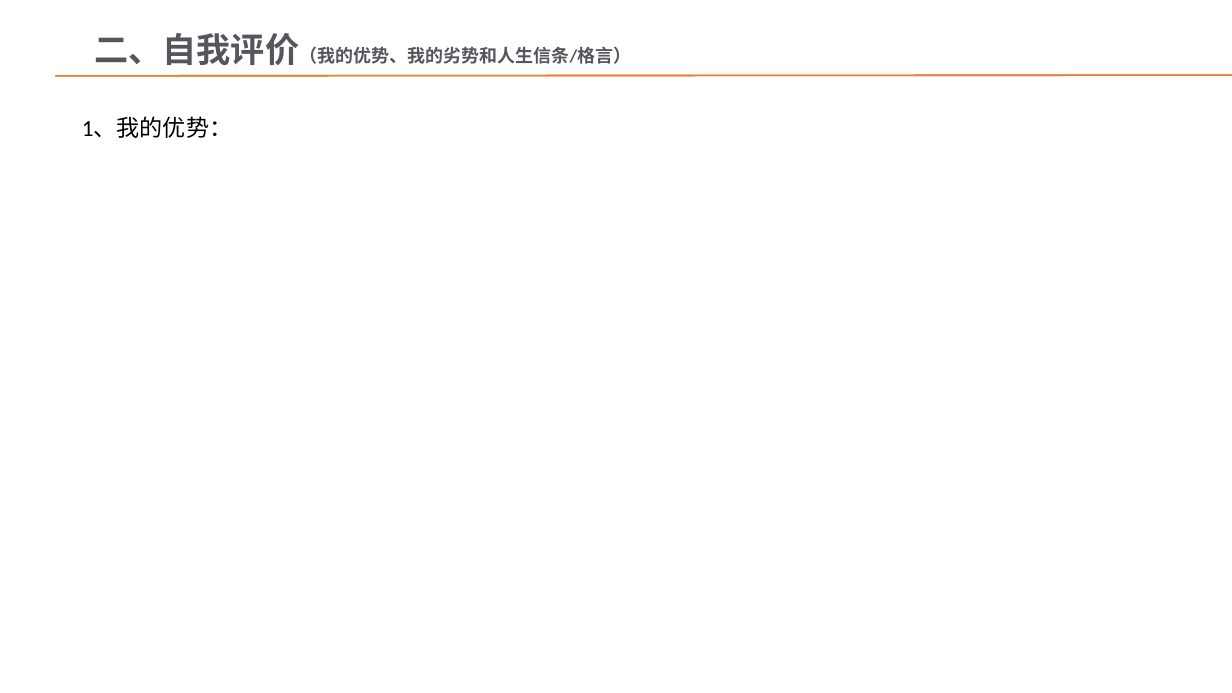
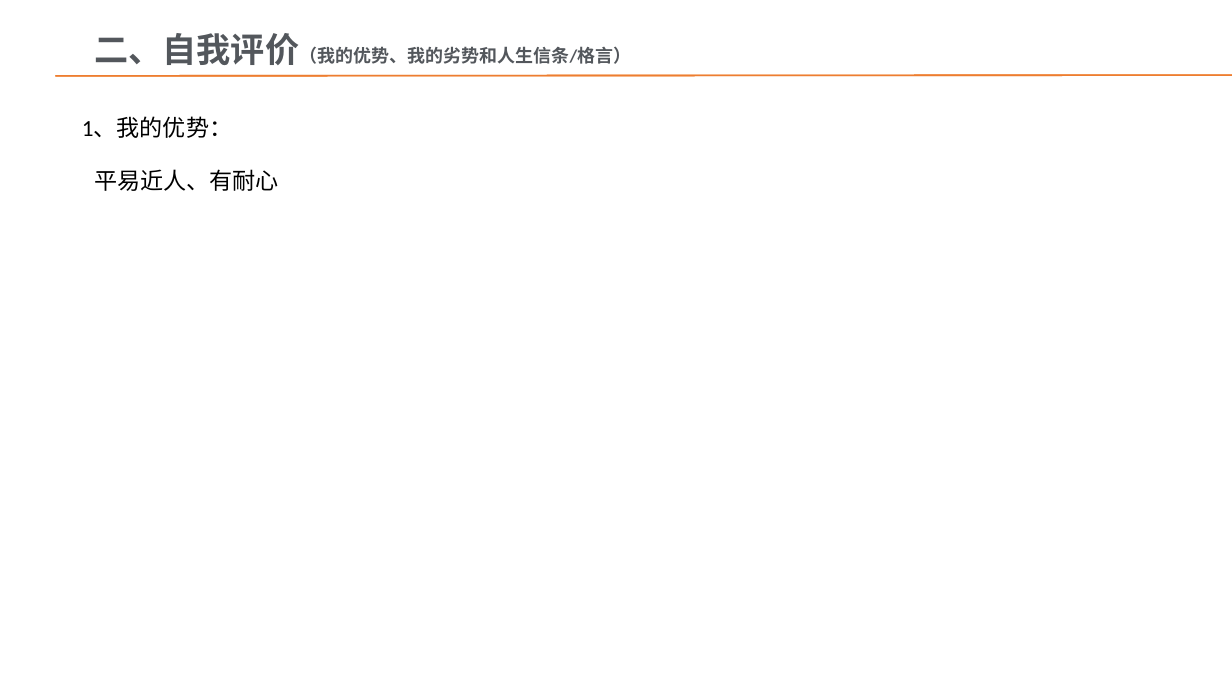
Before and after one commit to light-hong/2021web, a slide deck: slide 6 of 上海比户员工试用期转正PPT模版.pptx. Drawn at 1232x693 pixels with LibreOffice and Linux fonts; fonts in the diff are those of the drawing; background and template pictures are left out. Boxes give left, top, right and bottom in pixels: in the first picture for what was removed or moved away, otherwise in the second. Text is boxed around its words. In the diff, an @@ line names an element or a change of style, - is before the commit and + after.

```diff
--- a/上海比户员工试用期转正PPT模版.pptx
+++ b/上海比户员工试用期转正PPT模版.pptx
@@ text added at [94,169,279,191], 18 pt, text #000000 @@
+平易近人、有耐心
```
Also in this commit, not shown: 11 other slides changed.
